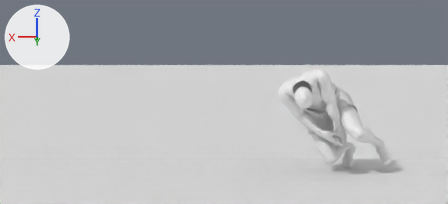
Two versions of the Blender file anim-src/_preview_RollRightUnarmed.blend, one commit apart.
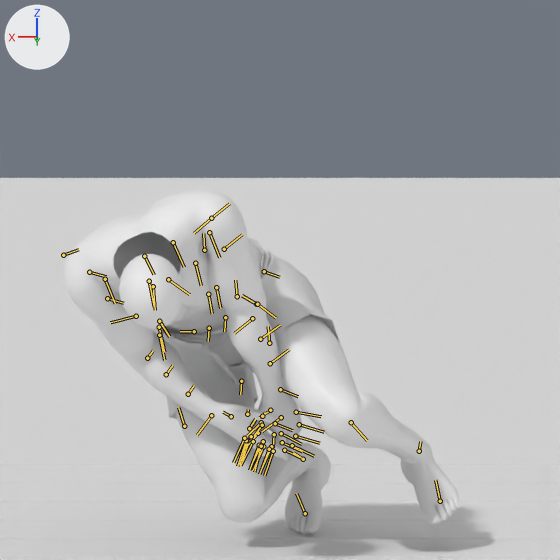
Each version appears first from the file's camera 'CamWide', and next in a close-up on the part from 58% to 94% of the width and 7% to 86% of the height. Every picture has the same lights, and +X, +Y and +Z are marked at upper left. The last two pictures show the newer version. Both versions are drawn at frame 5 of the action 'StepDodgeRollRightUnarmed'; the numbers are the values there. The bones that change, and the others that lie on the model, are drawn over the model as lines in the close-ups.

In view in the first close-up: 'Cube.021', 'Cube.022', 'Floor', 'HIMBO - Body HP', 'HIMBO - Boxers', 'HIMBO - Feet', 'HIMBO - Hands', 'PreviewHead' and 10 more.
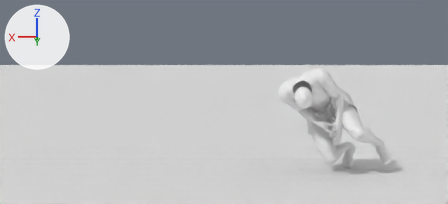
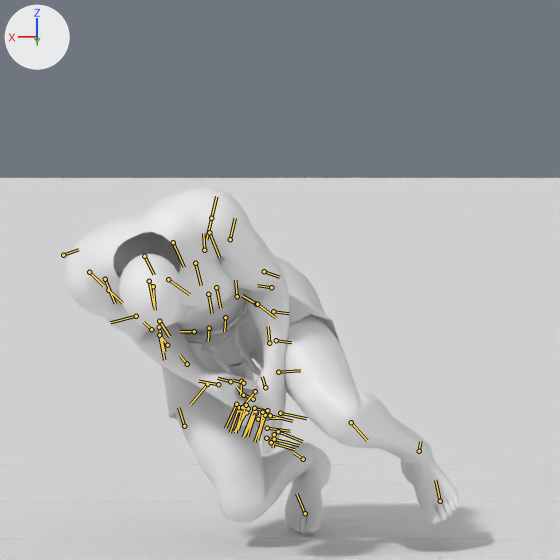
Pixel boxes (x1, y1, x2, y2) of what changed, in the close-ups (560 x 560 px):
'HIMBO - Body HP', posed
    before: (64, 191, 418, 523)
    after: (64, 187, 418, 523)
'HIMBO - Hands', posed (8% narrower, 25% taller)
    before: (185, 371, 303, 461)
    after: (178, 343, 286, 456)
bone 'NPC L UpperArm [LUar]', root to tip
    before: (211, 218) to (194, 233)
    after: (211, 218) to (206, 239)
bone 'NPC L Forearm [LLar]', root to tip
    before: (252, 318) to (234, 333)
    after: (271, 287) to (257, 285)
bone 'NPC R UpperArm [RUar]', root to tip
    before: (89, 272) to (105, 276)
    after: (89, 272) to (103, 285)
bone 'NPC R Forearm [RLar]', root to tip
    before: (147, 358) to (153, 350)
    after: (151, 329) to (143, 322)

The edits, one by one:
Bone 'NPC L UpperArm [LUar]' (bone_npc_l_upperarm__luar) turns from (-64, 8, 33) to (-42, -10, 19) degrees about its own x, y and z.
Bone 'NPC L Forearm [LLar]' (bone_npc_l_forearm__llar) turns from (24, 0, 0) to (-34, 0, 0) degrees about its own x, y and z.
Bone 'NPC R UpperArm [RUar]' (bone_npc_r_upperarm__ruar) turns from (-53, -9, -31) to (-41, 12, -30) degrees about its own x, y and z.
Bone 'NPC R Forearm [RLar]' (bone_npc_r_forearm__rlar) turns from (-12, 0, 0) to (-45, 0, 0) degrees about its own x, y and z.
